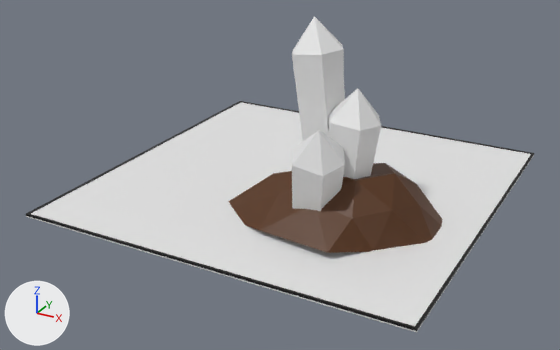
One commit to the glTF model apps/zappy/src/assets/blender/terrain.glb: the scene before it, then after it.
One viewpoint serves both versions: a 50 mm camera at (34.5, -67.5, 34.1) aimed at (-0.5, -3.9, 2.3). Arrows for +X, +Y and +Z are at lower left; the lights stay in place. Where no turn or scale is listed for an object, it has been applied to the vertices.

Script lines for the objects in view, before the commit:
```python
me_cube = bpy.data.meshes.new('Cube')
me_cube.from_pydata(...)  # a box spanning x -20.0..20.0, y -20.0..20.0, z -0.1..0.1
me_cube_004 = bpy.data.meshes.new('Cube.004')
me_cube_004.from_pydata(...)  # 16 vertices, 32 faces; spans x -20.0..20.0, y -20.0..20.0, z -0.1..0.1
me_cube_004.materials.append(mat_материал)  # black #020202
me_икосфера = bpy.data.meshes.new('Икосфера')
me_икосфера.from_pydata(...)  # 34 vertices, 48 faces; spans x -12.9..7.9, y -8.8..7.4, z 0.0..5.5
me_икосфера.materials.append(mat_ore)  # brown #552f0c
ob_border = bpy.data.objects.new('border', me_cube_004)
ob_border.location = (0.0, 0.0, 0.1)
ob_ore = bpy.data.objects.new('ore', me_икосфера)
ob_ore.location = (8.5, -5.0, 0.0)
ob_top = bpy.data.objects.new('top', me_cube)
ob_top.location = (0.0, 0.0, 0.0)
# also in view: 'crystal' at (6.2, -7.6, 9.6)
```
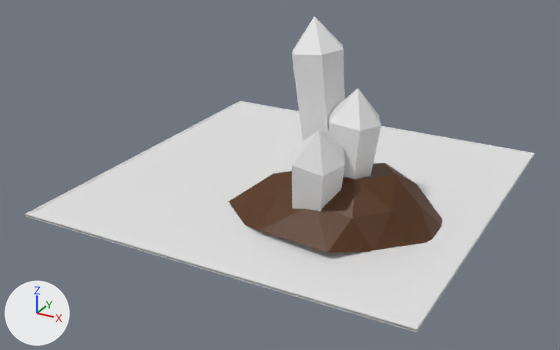
The change, as a diff of the scene's bpy script:
```diff
--- a/apps/zappy/src/assets/blender/terrain.glb.py
+++ b/apps/zappy/src/assets/blender/terrain.glb.py
@@ me_cube_004 @@
 me_cube_004.from_pydata(...)  # 16 vertices, 32 faces; spans x -20.0..20.0, y -20.0..20.0, z -0.1..0.1
-me_cube_004.materials.append(mat_материал)  # black #020202
```

Changed parts and their boxes [x1, y1, x2, y2] in the pictures (560 x 350 px):
'border', recoloured (grey to white): [26, 101, 534, 331] in both
